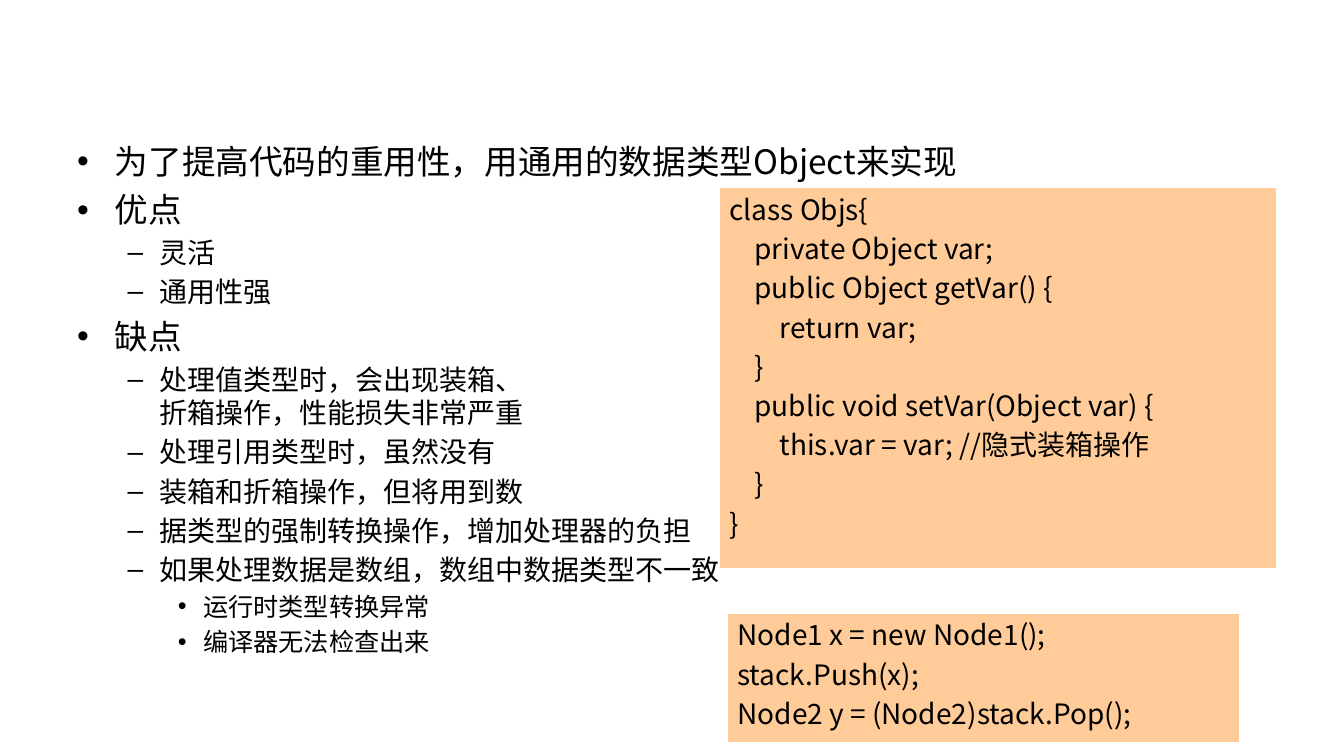
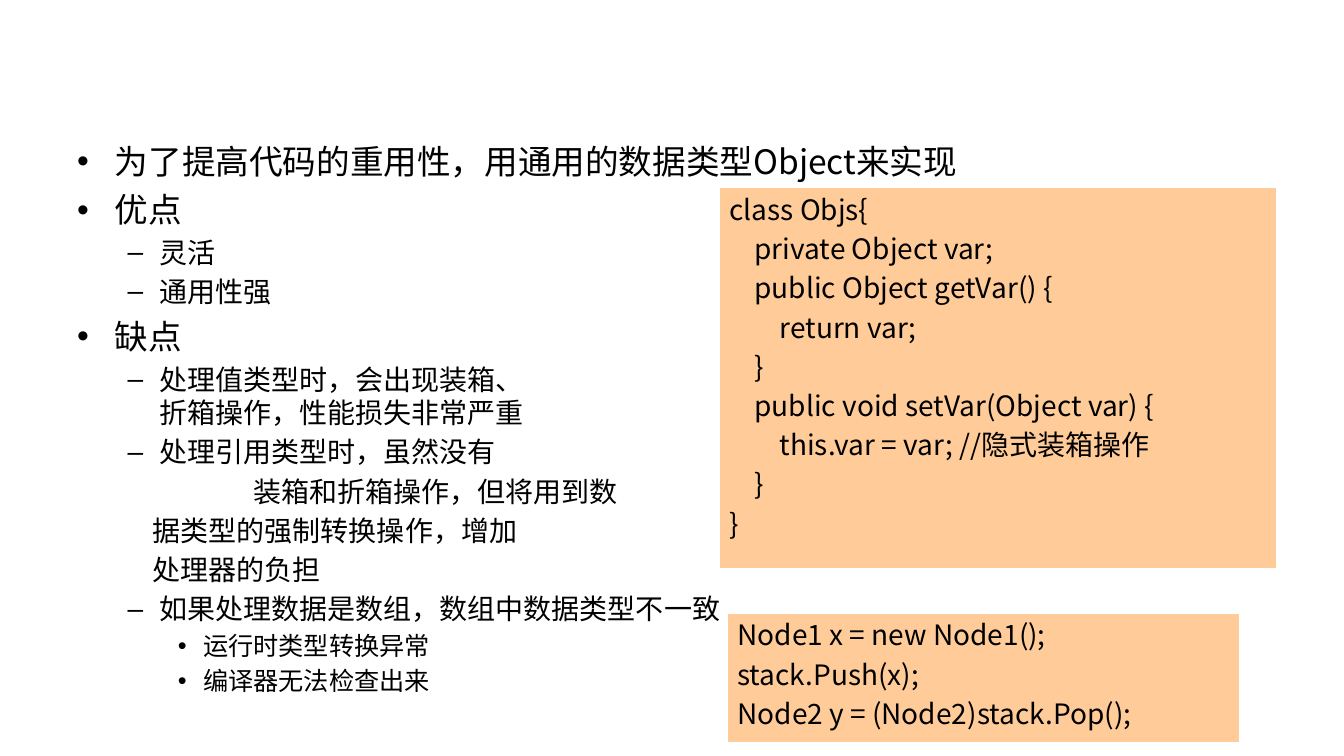
Before and after one commit to edu2act/course-JavaSE-Android, a slide deck: slide 50 of ch12/第12章 容器和泛型.pptx. Drawn at 1344x756 pixels with LibreOffice and Linux fonts; fonts in the diff are those of the drawing; background and template pictures are left out. Boxes give left, top, right and bottom in pixels: in the first picture for what was removed or moved away, otherwise in the second. Text is boxed around its words. In the diff, an @@ line names an element or a change of style, - is before the commit and + after.

```diff
--- a/ch12/第12章 容器和泛型.pptx
+++ b/ch12/第12章 容器和泛型.pptx
@@ text at bbox=[253, 478, 618, 505]: bullet – to none @@
@@ text at bbox=[153, 517, 518, 583]: text changed @@
-  – 据类型的强制转换操作，增加处理器的负担
+  据类型的强制转换操作，增加
+  处理器的负担
```
Also in this commit, not shown: 11 other slides changed, 21 other files.
